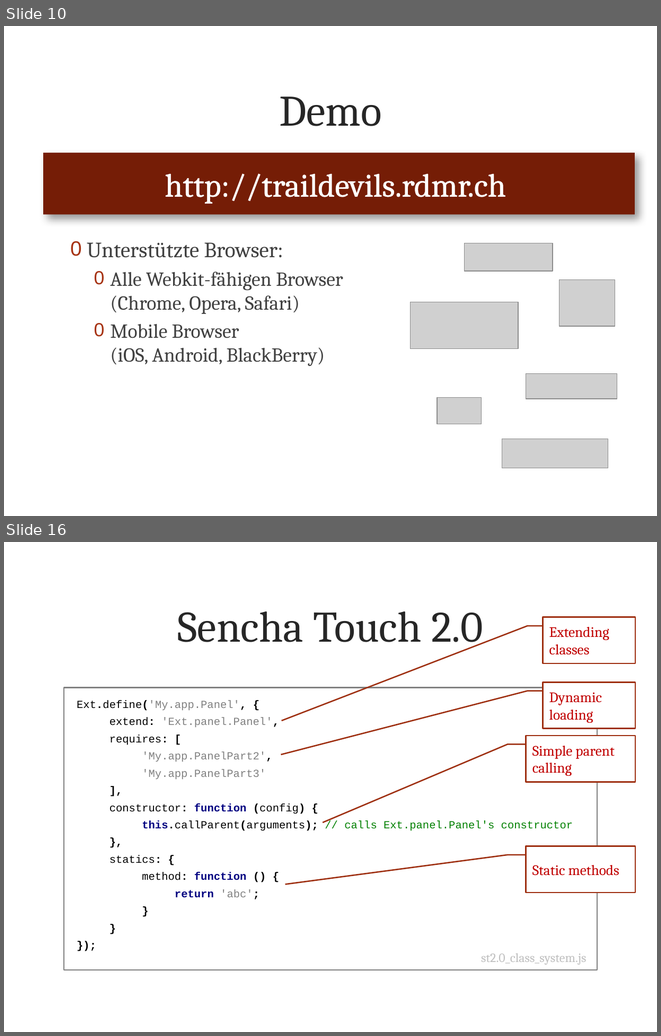
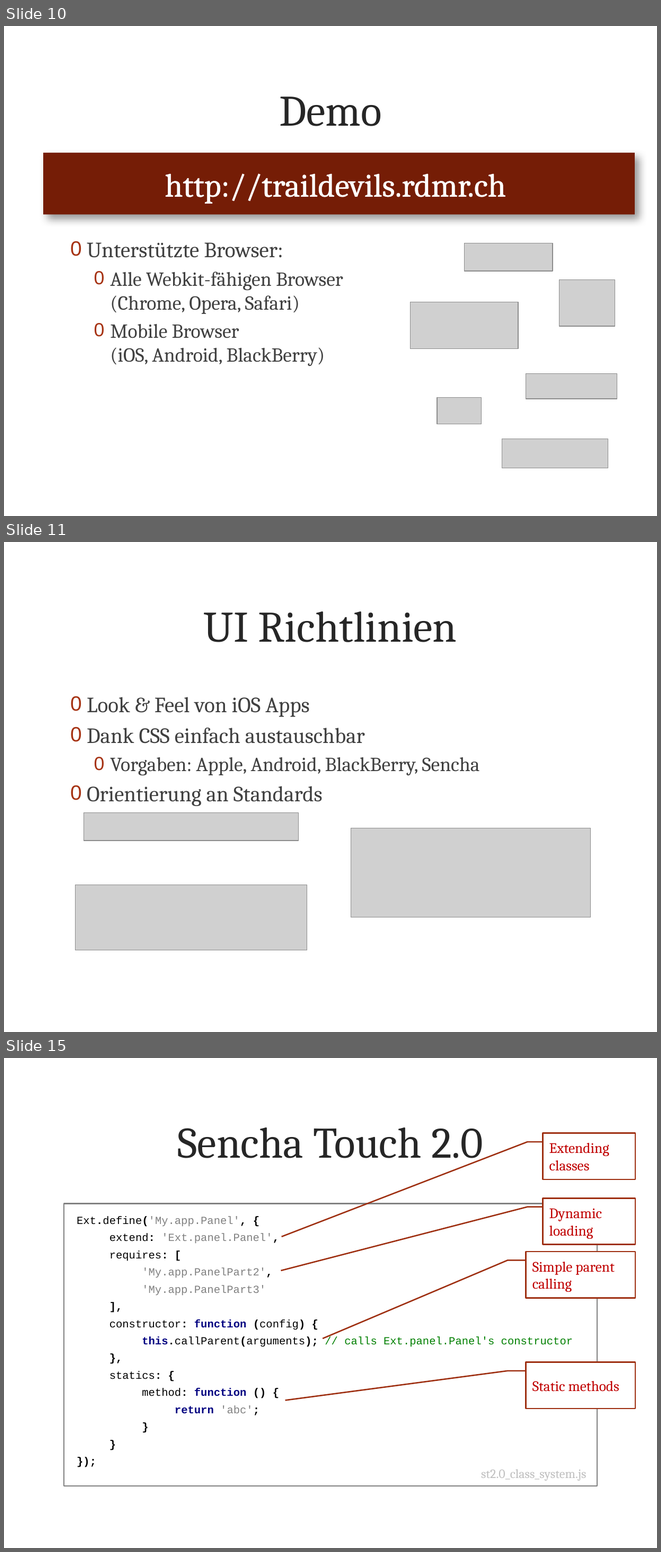
Before and after one commit to metaodi/TrailDevilsXPl-2, a slide deck: _DOCUMENTATION/Presentation/Praesentation-Traildevils-XPl2.pptx. Shown one above the other, each under a label of ours: slides 10 and 16 before the commit, slides 10, 11 and 15 after it; the slides between them are not shown. The pictures are 661x1036 and 661x1552 pixels, drawn with LibreOffice and Linux fonts; fonts in the diff are those of the drawing; grey boxes stand for pictures; background and template pictures are left out. Boxes give left, top, right and bottom in pixels: in the first picture for what was removed or moved away, otherwise in the second. Text is boxed around its words. In the diff, an @@ line names an element or a change of style, - is before the commit and + after.

```diff
--- a/_DOCUMENTATION/Presentation/Praesentation-Traildevils-XPl2.pptx
+++ b/_DOCUMENTATION/Presentation/Praesentation-Traildevils-XPl2.pptx
@@ slide 11 added at [4,542,657,1032], background picture (left out) @@
@@ title added at [204,611,457,642], 48 pt, text #262626 @@
+UI Richtlinien
@@ text added at [87,697,480,806], 24 pt, text #404040 @@
+0 Look & Feel von iOS Apps
+0 Dank CSS einfach austauschbar
+  0 Vorgaben: Apple, Android, BlackBerry, Sencha
+0 Orientierung an Standards
@@ picture added at [84,812,299,840] @@
@@ picture added at [351,828,590,917] @@
@@ picture added at [76,885,307,950] @@
@@ what was slide 16 is now slide 15 @@
```
Also in this commit, not shown: 11 slides changed, 1 other slide added, 3 slides removed.
